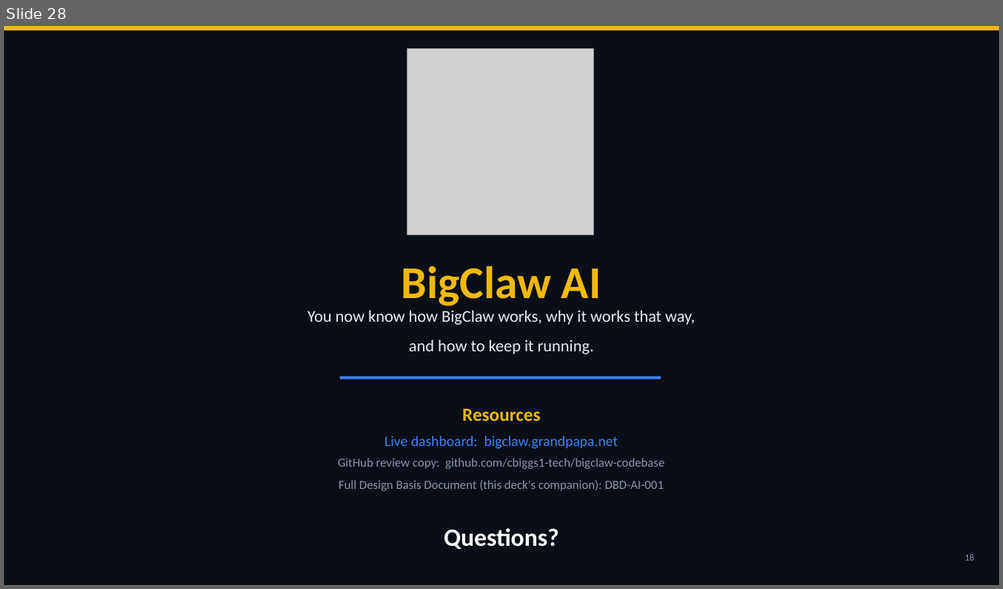
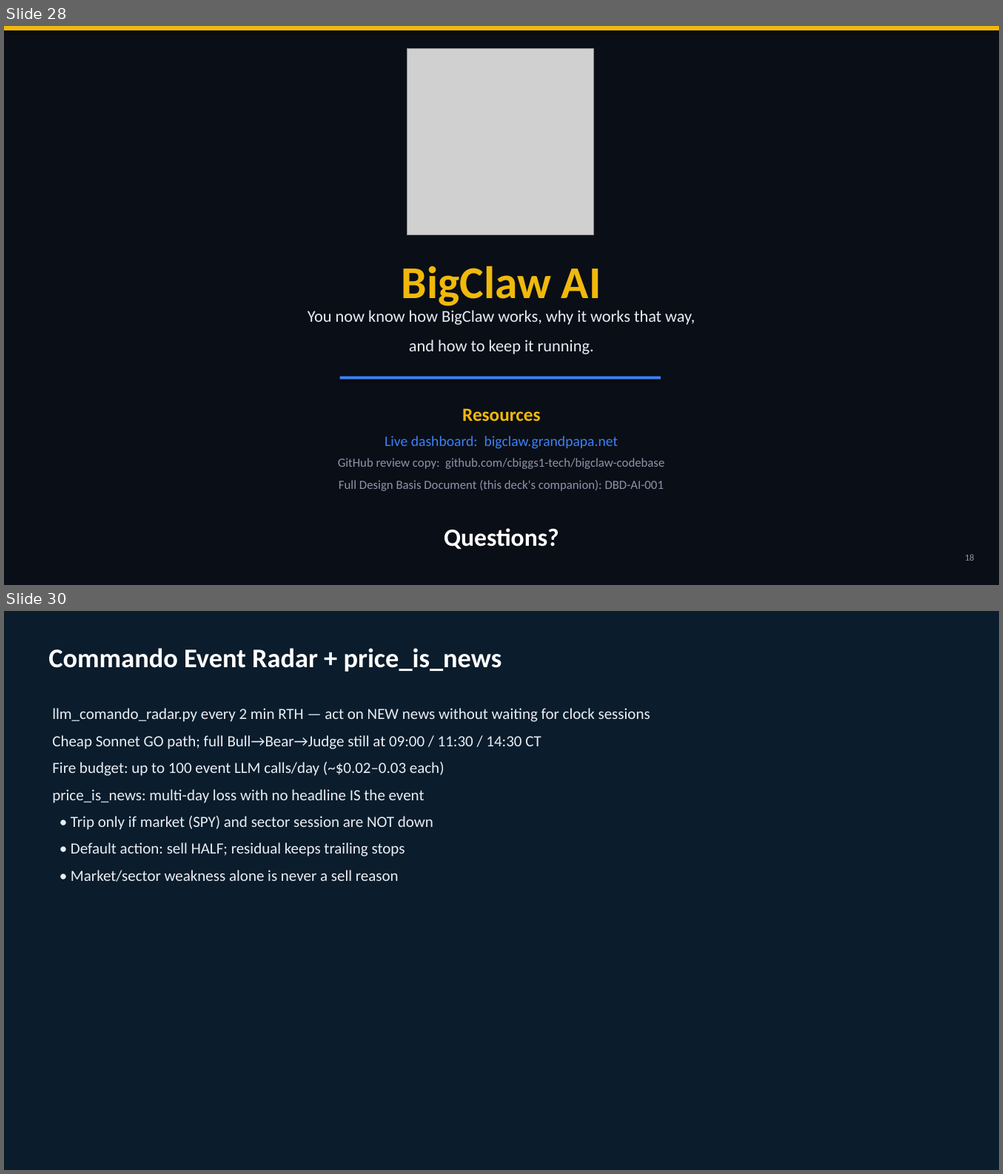
Before and after one commit to cbiggs1-tech/bigclaw-codebase, a slide deck: BigClaw_ShowAndTell.pptx. Shown one above the other, each under a label of ours: slide 28 before the commit, slides 28 and 30 after it; the slides between them are not shown. The pictures are 1003x589 and 1003x1174 pixels, drawn with LibreOffice and Linux fonts; fonts in the diff are those of the drawing; grey boxes stand for pictures. Boxes give left, top, right and bottom in pixels: in the first picture for what was removed or moved away, otherwise in the second. Text is boxed around its words. In the diff, an @@ line names an element or a change of style, - is before the commit and + after.

Commit message:
Ship four-sleeve live book, Commando radar/doctrine, and Alpaca guard harden.
Active sleeves: Innovation, Momentum, AI Defense, LLM-Commando. Event radar with
price_is_news half-exits; cold-trader REAL>THEATER / no-chase doctrine; active-only
pre/post Alpaca sync with self-heal. Docs: DESIGN_BASIS + ShowAndTell updated.
OpenRouter/Grok Judge remains experimental (not production).

```diff
--- a/BigClaw_ShowAndTell.pptx
+++ b/BigClaw_ShowAndTell.pptx
@@ slide 30 added at [4, 611, 999, 1170], background #FFFFFF @@
@@ rectangle added at [4, 611, 999, 1170], fill #0B1C2C @@
@@ text added at [48, 648, 502, 672], 26 pt, text #FFFFFF, bold @@
+Commando Event Radar + price_is_news
@@ text added at [52, 708, 650, 882], 15 pt, text #E8EEF4 @@
+llm_comando_radar.py every 2 min RTH — act on NEW news without waiting for clock sessions
+Cheap Sonnet GO path; full Bull→Bear→Judge still at 09:00 / 11:30 / 14:30 CT
+Fire budget: up to 100 event LLM calls/day (~$0.02–0.03 each)
+price_is_news: multi-day loss with no headline IS the event
+• Trip only if market (SPY) and sector session are NOT down
+• Default action: sell HALF; residual keeps trailing stops
+• Market/sector weakness alone is never a sell reason
```
Also in this commit, not shown: 10 slides changed, 3 other slides added, 18 other files.
